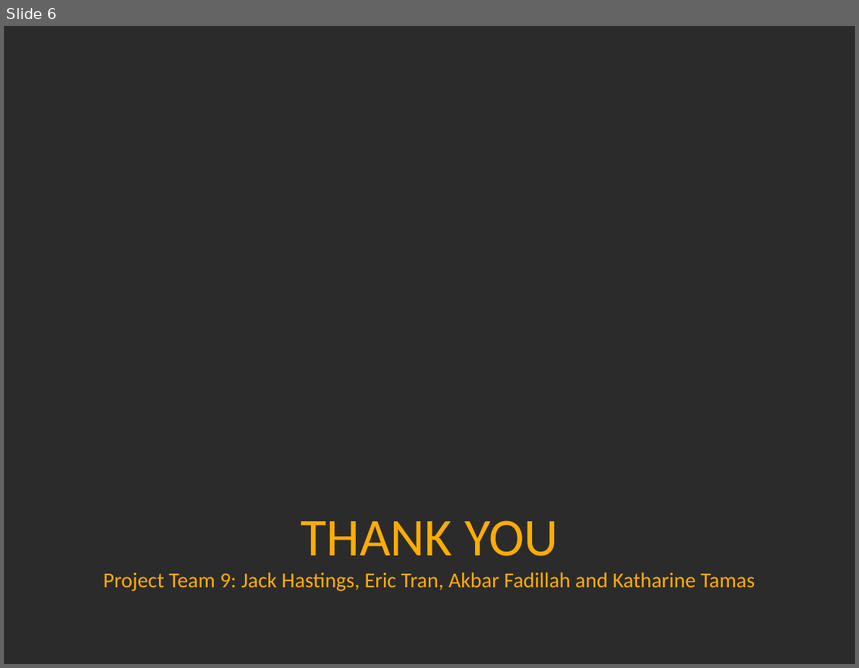
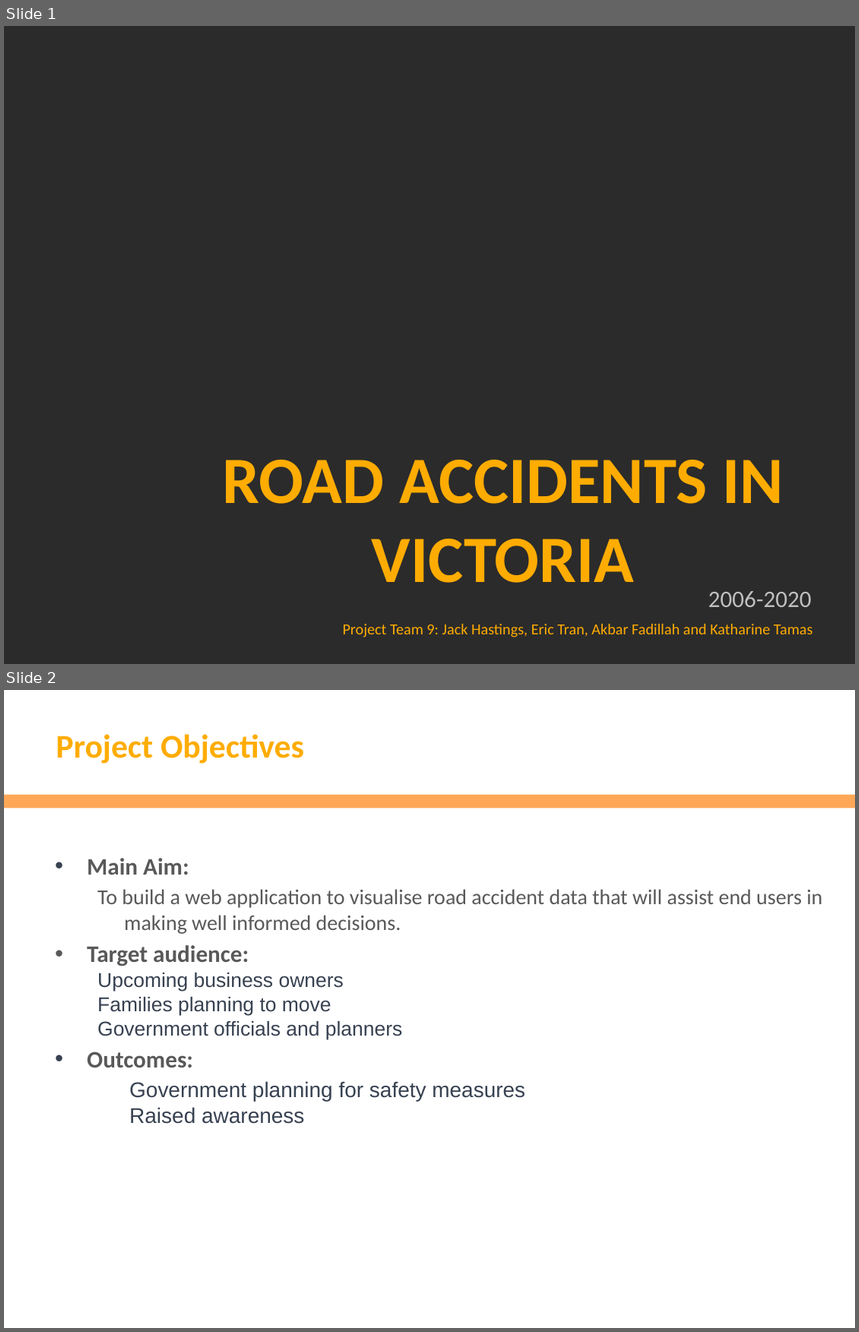
Before and after one commit to EricTran99/group-project-3, a slide deck: Presentation/Victoria Car Accident - Group 9 Project 3 Presentation.pptx. Shown one above the other, each under a label of ours: slide 6 before the commit, slides 1 and 2 after it. The pictures are 859x668 and 859x1332 pixels, drawn with LibreOffice and Linux fonts; fonts in the diff are those of the drawing; background and template pictures are left out; a plain dark background stands for a picture behind light text. Boxes give left, top, right and bottom in pixels: in the first picture for what was removed or moved away, otherwise in the second. Text is boxed around its words. In the diff, an @@ line names an element or a change of style, - is before the commit and + after.

```diff
--- a/Presentation/Victoria Car Accident - Group 9 Project 3 Presentation.pptx
+++ b/Presentation/Victoria Car Accident - Group 9 Project 3 Presentation.pptx
@@ slide 2 added at (x1=4, y1=690, x2=855, y2=1328), background #FFFFFF @@
@@ title added at (x1=56, y1=734, x2=304, y2=764), 28 pt, text #FEAC02, bold @@
+Project Objectives
@@ rectangle added at (x1=4, y1=795, x2=855, y2=809), fill #FEA757 @@
@@ text added at (x1=87, y1=858, x2=823, y2=1124), 18 pt, text #595959 @@
+• Main Aim:
+  To build a web application to visualise road accident data that will assist end users in making well informed decisions.
+• Target audience:
+  Upcoming business owners
+  Families planning to move
+  Government officials and planners
+• Outcomes:
+Government planning for safety measures
+Raised awareness
@@ what was slide 6 is now slide 1 @@
@@ slide 1 changed as well @@
@@ title added at (x1=222, y1=460, x2=785, y2=583), 56 pt, text #FEAC02, bold @@
+ROAD ACCIDENTS IN VICTORIA
@@ text added at (x1=709, y1=591, x2=812, y2=607), 20 pt, text #BFBFBF @@
+2006-2020
@@ text "Project Team 9: Jack Hastings, ..." at (x1=343, y1=624, x2=813, y2=638): vertical alignment middle to top @@
@@ text at (x1=343, y1=624, x2=813, y2=638): text changed; size 18 to 13 pt @@
-THANK YOU
-Project Team 9: Jack Hastings, Eric Tran, Akbar Fadillah and Katharine Tamas
+Project Team 9: Jack Hastings, Eric Tran, Akbar Fadillah and Katharine Tamas
```
Also in this commit, not shown: 5 other slides added, 5 slides removed, 10 other files.
